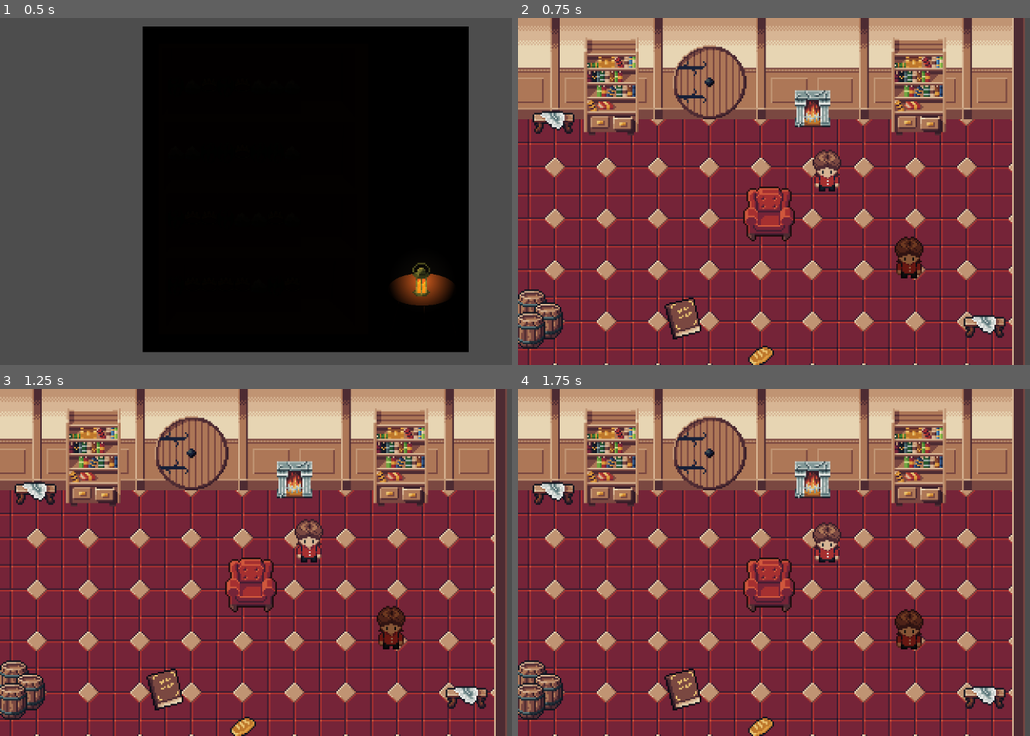
Above: before the commit, frames 1-4 (two rows, left to right).
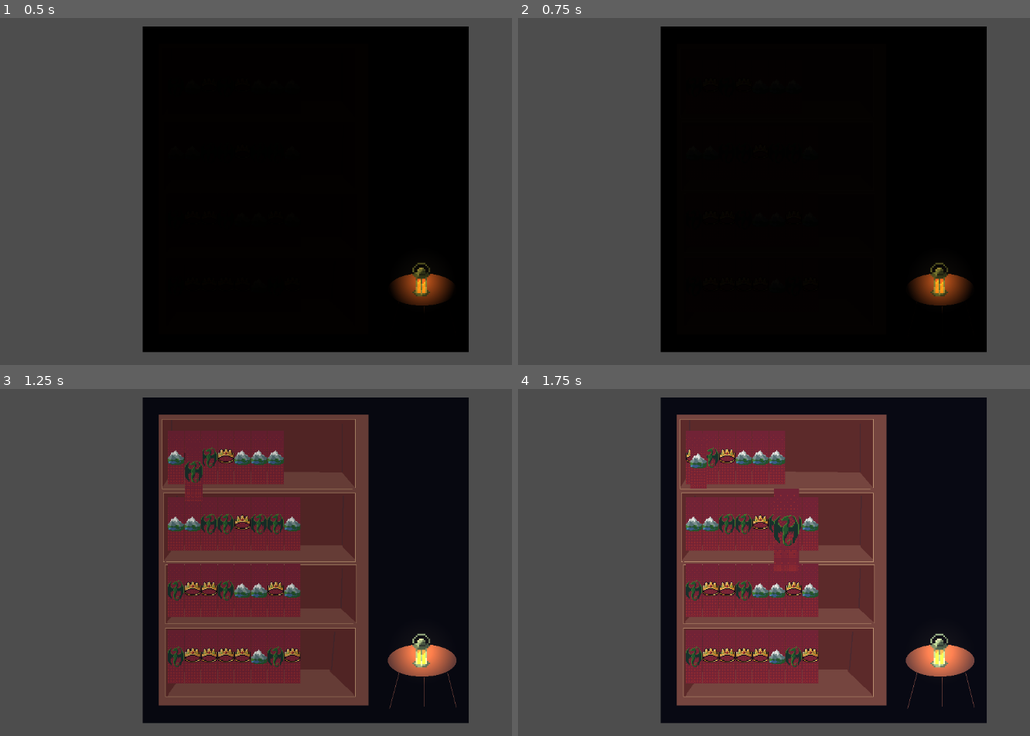
Above: after the commit, the same moments.

Repository: peterakerblom/hoblib
Game: Godot game, scene res://scenes/minigame/books_in_shelf.tscn
Same seed, same stepped clock (60 frames per second), same inputs: the game is played once before the commit and once after it. This scene is started directly instead of the project's main scene.
Inputs (mouse positions are in pixels of both pictures, inside the frame that each line leads up to):
- Up to frame 1 (0.5 s): no input
- Up to frame 2 (0.75 s): click (692, 87) at 0.52 s
- Up to frame 3 (1.25 s): no input
- Up to frame 4 (1.75 s): click (692, 458) at 1.27 s

Frame 1 is identical in both runs. In frame 2, 99% of the frame differs, in the area x 0-99%, y 0-100%; in frame 3, 86%; in frame 4, 91%.

Commit message:
book tweens

Diff:
--- a/scenes/minigame/books_in_shelf.tscn
+++ b/scenes/minigame/books_in_shelf.tscn
@@ -10,7 +10,11 @@
 
 [node name="BooksInShelf" type="Control" unique_id=1870269912]
 layout_mode = 3
-anchors_preset = 0
+anchors_preset = 15
+anchor_right = 1.0
+anchor_bottom = 1.0
+grow_horizontal = 2
+grow_vertical = 2
 mouse_filter = 1
 script = ExtResource("1_31w8l")
 
@@ -56,3 +60,13 @@
 offset_right = 825.0
 offset_bottom = 72.0
 text = "You must place the light back on the table before picking a book."
+
+[node name="AnimationLayer" type="Control" parent="." unique_id=810977377]
+z_index = 1
+layout_mode = 1
+anchors_preset = 15
+anchor_right = 1.0
+anchor_bottom = 1.0
+grow_horizontal = 2
+grow_vertical = 2
+mouse_filter = 2
--- a/scripts/minigame/books_in_shelf.gd
+++ b/scripts/minigame/books_in_shelf.gd
@@ -1,20 +1,20 @@
 extends Control
 
 signal book_selected(genre)
-signal is_inside_drop_zone
 
 @onready var v_box: VBoxContainer = $MarginContainer2/MarginContainer/VBoxContainer
 @onready var shelf_light_source: Node2D = $ShelfLightSource
 @onready var drop_zone_area_2d: Area2D = $DropZoneArea2D
 @onready var label: Label = $CanvasLayer/Label
+@onready var canvas_modulate: CanvasModulate = $CanvasModulate
+@onready var animation_layer: Control = $AnimationLayer
 
-#var shelf_book = preload("res://scenes/minigame/shelf_book.tscn")
 var shelf_book = preload("res://scenes/minigame/shelf_book_btn.tscn")
 var target_genre: String = "dragon"
+var selected_book: TextureButton
 
 func _ready() -> void:
 	label.visible = false
-	#self.connect("is_dropped", Callable(self, "_on_light_source_dropped"))
 	shelf_light_source.is_dropped.connect(_on_light_dropped)
 	for level in range(4):
 		var shelf_container: MarginContainer = MarginContainer.new()
@@ -28,17 +28,103 @@
 		shelf_container.add_child(row_container)
 		v_box.add_child(shelf_container)
 		for book_index in range(8):
-			#var new_shelf_book = shelf_book.instantiate()
 			var new_shelf_book = shelf_book.instantiate()
 			row_container.add_child(new_shelf_book)
 
 	for book in get_tree().get_nodes_in_group("minigame_books"):
 		book.connect("book_clicked", Callable(self, "_on_book_selected"))
 
-#func _process(_delta: float) -> void:
-	#point_light_2d.global_position = get_global_mouse_position()
+func _on_book_selected(selected_genre: String, book):
+	selected_book = book
+	#var org_pos: Vector2 = selected_book.position
+	var org_pos: Vector2 = selected_book.global_position
+	var org_scale: Vector2 = selected_book.scale
+	var org_pivot: Vector2 = selected_book.pivot_offset
+	var org_canvas_color = canvas_modulate.color
 
-func _on_book_selected(selected_genre: String):
+	selected_book.reparent(animation_layer, true)
+
+	# Gör så att boken växer runt sin mittpunkt
+	selected_book.pivot_offset = selected_book.size / 2.0
+
+	# Beräkna mitten av skärmen
+	#var target_position: Vector2 = (
+		#get_viewport_rect().size - selected_book.size
+	#) / 2.0
+	var target_position := (animation_layer.size - selected_book.size) / 2.0
+
+	var book_tween := create_tween()
+	book_tween.set_trans(Tween.TRANS_CUBIC)
+	book_tween.set_ease(Tween.EASE_IN_OUT)
+	#book_tween.tween_property(selected_book, "scale", Vector2(2, 2), 2)
+	#book_tween.tween_property(selected_book, "top_level", true, 2)
+	#book_tween.tween_callback(selected_book.bind(Color.RED)).set_delay(2)
+	#book_tween.tween_callback(selected_book.bind(Color.BLUE)).set_delay(2)
+	# DEL 1: Boken växer och rör sig mot mitten.
+	book_tween.tween_property(
+		book,
+		"position",
+		target_position,
+		2.0
+	)
+	book_tween.parallel().tween_property(
+		book,
+		"scale",
+		org_scale * 1.8,
+		2.0
+	)
+	# Samtidigt försvinner CanvasModulates färgfilter.
+	book_tween.parallel().tween_property(
+		canvas_modulate,
+		"color",
+		Color.WHITE,
+		1
+	)
+	## DEL 2: Boken återgår till sin ursprungliga position.
+	#book_tween.tween_property(
+		#book,
+		#"position",
+		#org_pos,
+		#2.0
+	#)
+	# Den globala positionen konverteras till animationslagrets koordinater.
+	#var return_position = animation_layer.to_local(org_pos)
+	var return_position: Vector2 = (
+		animation_layer.get_global_transform_with_canvas().affine_inverse()
+		* selected_book.get_global_transform_with_canvas().origin
+	)
+	#return_position.y = return_position.y + 500
+	return_position.y = target_position.y + 500
+	return_position.x = target_position.x
+	book_tween.tween_property(
+		book,
+		"position",
+		return_position,
+		1
+	)
+
+	book_tween.parallel().tween_property(
+		book,
+		"scale",
+		org_scale,
+		1
+	)
+	book_tween.parallel().tween_property(
+		canvas_modulate,
+		"color",
+		org_canvas_color,
+		1
+	)
+
+	## Återställ pivot när animationen är klar.
+	#book_tween.tween_callback(
+		#func():
+			#selected_book.pivot_offset = org_pivot
+	#)
+
+	# DEL 3: Vänta tills hela sekvensen är klar.
+	await book_tween.finished
+
 	if selected_genre == target_genre:
 		print("Right book found!")
 		emit_signal("book_selected", selected_genre)
@@ -50,27 +136,10 @@
 		queue_free()
 		get_tree().change_scene_to_file("res://scenes/level.tscn")
 
-#func _on_light_source_dropped(is_droped: bool):
-	#print("DROPPED")
-
 func _on_light_dropped(light: Node2D):
-	print("LIGHT DROPPED")
-	#if is_position_inside_placement_area(light.global_position):
-		#print("Lampan placerades inom kapseln!")
-		##Minigame.is_in_drop_zone = true
-	#else:
-		##Minigame.is_in_drop_zone = false
-		##print("Utanför området! Återställer lampan.")
-		##light.return_to_original_position()
-		#label.visible = true
-		#var tween = create_tween()
-		#tween.tween_interval(4.0)
-		#tween.tween_callback(func(): label.visible = false )
-		#
 	var accepted := is_position_inside_placement_area(
 		light.global_position
 	)
-	print(accepted)
 	light.confirm_drop(accepted)
 
 func is_position_inside_placement_area(
@@ -81,16 +150,16 @@
 	query.collision_mask = drop_zone_area_2d.collision_layer
 	query.collide_with_areas = true
 	query.collide_with_bodies = false
-
 	var results := (
 		get_world_2d()
 		.direct_space_state
 		.intersect_point(query)
 	)
-
 	for result in results:
 		if result["collider"] == drop_zone_area_2d:
 			return true
-	#print("HEJ2")
-	#emit_signal("is_inside_drop_zone")
+	label.visible = true
+	var tween = create_tween()
+	tween.tween_interval(4.0)
+	tween.tween_callback(func(): label.visible = false )
 	return false
--- a/scripts/minigame/shelf_book_btn.gd
+++ b/scripts/minigame/shelf_book_btn.gd
@@ -34,4 +34,4 @@
 func _on_pressed() -> void:
 	print("genre_name")
 	print(genre_name)
-	emit_signal("book_clicked", genre_name)
+	emit_signal("book_clicked", genre_name, self)
--- a/scripts/minigame/shelf_light_source.gd
+++ b/scripts/minigame/shelf_light_source.gd
@@ -10,12 +10,7 @@
 func _ready() -> void:
 	original_position = global_position
 	drop_zone_area_2d.input_pickable = true
-	#self.connect("is_inside_drop_zone", Callable(self, "_on_is_inside_drop_zone"))
-	#pass
 
-#func _on_is_inside_drop_zone():
-	#print("HEJ!!!!!!!!!!!!!!!!!")
-	#pass
 func confirm_drop(accepted: bool) -> void:
 	if accepted:
 		is_picked_up = false
@@ -31,22 +26,9 @@
 
 func _is_clicked() -> void:
 	if not is_picked_up:
-		# Första klicket: plocka upp lampan.
 		is_picked_up = true
 	else:
-		# Andra klicket: be om att få släppa lampan.
-		# Låt is_picked_up vara true tills bokhyllan svarar.
 		is_dropped.emit(self)
-#func _is_clicked():
-	#
-	#is_picked_up = not is_picked_up
-	#if not is_picked_up:
-		#_on_is_dropped()
-#
-	##if Minigame.is_in_drop_zone and not is_picked_up:
-		##_on_is_dropped()
-	##else:
-		##pass
 
 func _on_is_dropped() -> void:
 	emit_signal("is_dropped", self)
